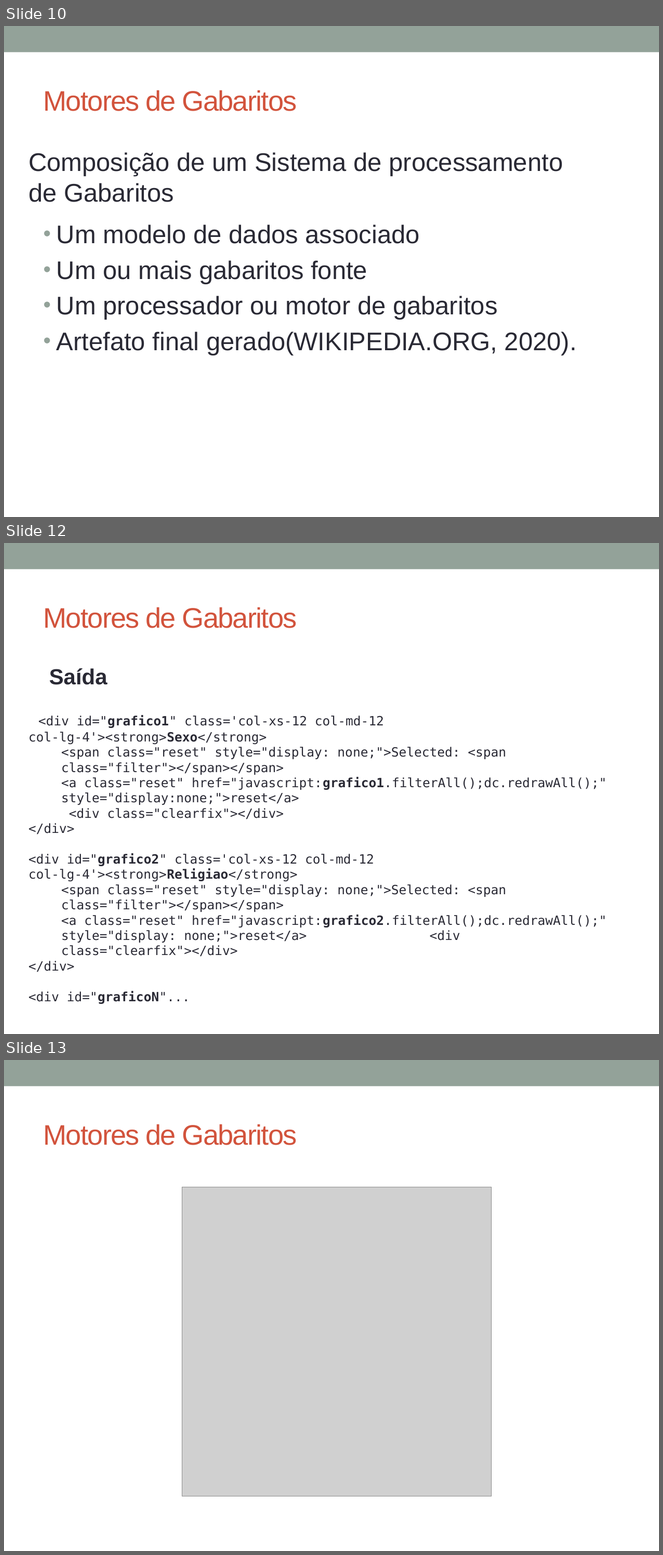
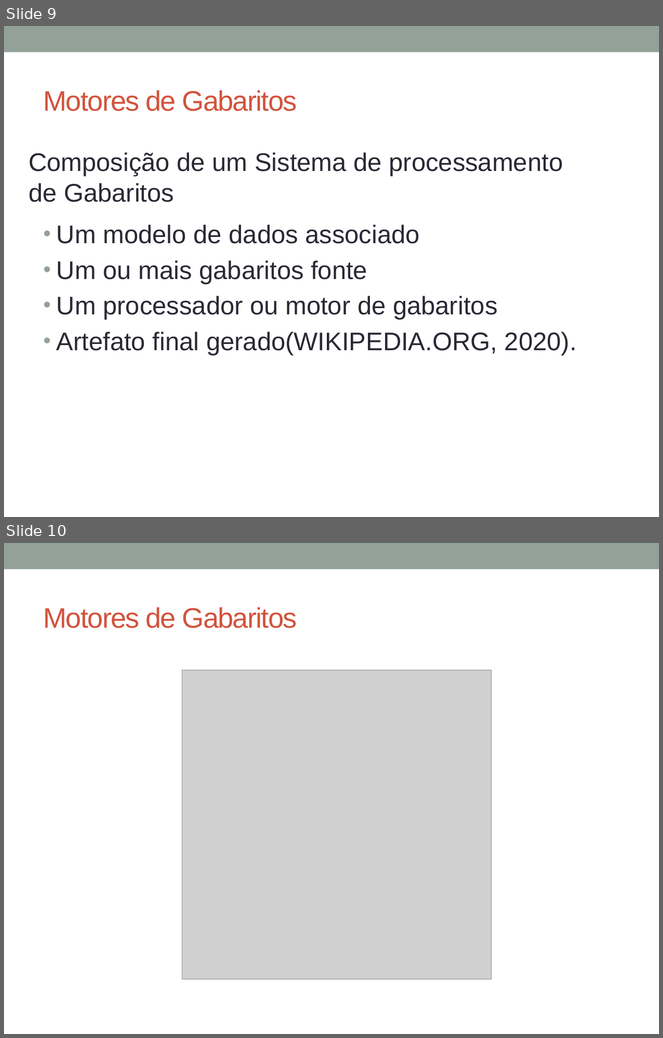
Before and after one commit to glaubergad/tccrepo, a slide deck: mono/Defesa TCC - DashGen - FINAL.pptx. Shown one above the other, each under a label of ours: slides 10, 12 and 13 before the commit, slides 9 and 10 after it; the slides between them are not shown. The pictures are 663x1555 and 663x1038 pixels, drawn with LibreOffice and Linux fonts; fonts in the diff are those of the drawing; grey boxes stand for pictures. Boxes give left, top, right and bottom in pixels: in the first picture for what was removed or moved away, otherwise in the second. Text is boxed around its words. In the diff, an @@ line names an element or a change of style, - is before the commit and + after.

```diff
--- a/mono/Defesa TCC - DashGen - FINAL.pptx
+++ b/mono/Defesa TCC - DashGen - FINAL.pptx
@@ slide 12 removed at bbox=[4, 543, 659, 1034], background #FFFFFF; not listed: 1 template element that a slide beside it also shows @@
@@ title removed at bbox=[44, 607, 297, 628] @@
-Motores de Gabaritos
@@ text removed at bbox=[49, 668, 107, 685] @@
-Saída
@@ text removed at bbox=[28, 715, 607, 973] @@
-<div id="grafico1" class='col-xs-12 col-md-12 col-lg-4'><strong>Sexo</strong>
-  <span class="reset" style="display: none;">Selected: <span class="filter"></span></span>
-  <a class="reset" href="javascript:grafico1.filterAll();dc.redrawAll();" style="display:none;">reset</a>
-  <div class="clearfix"></div>
-</div>
-<div id="grafico2" class='col-xs-12 col-md-12 col-lg-4'><strong>Religiao</strong>
-  <span class="reset" style="display: none;">Selected: <span class="filter"></span></span>
-  <a class="reset" href="javascript:grafico2.filterAll();dc.redrawAll();" style="display: none;">reset</a> <div class="clearfix"></div>
-</div>
-<div id="graficoN"...
@@ what was slide 10 is now slide 9 @@
@@ what was slide 13 is now slide 10 @@
```
Also in this commit, not shown: 9 slides changed, 3 slides added, 4 other slides removed, 3 other files.
